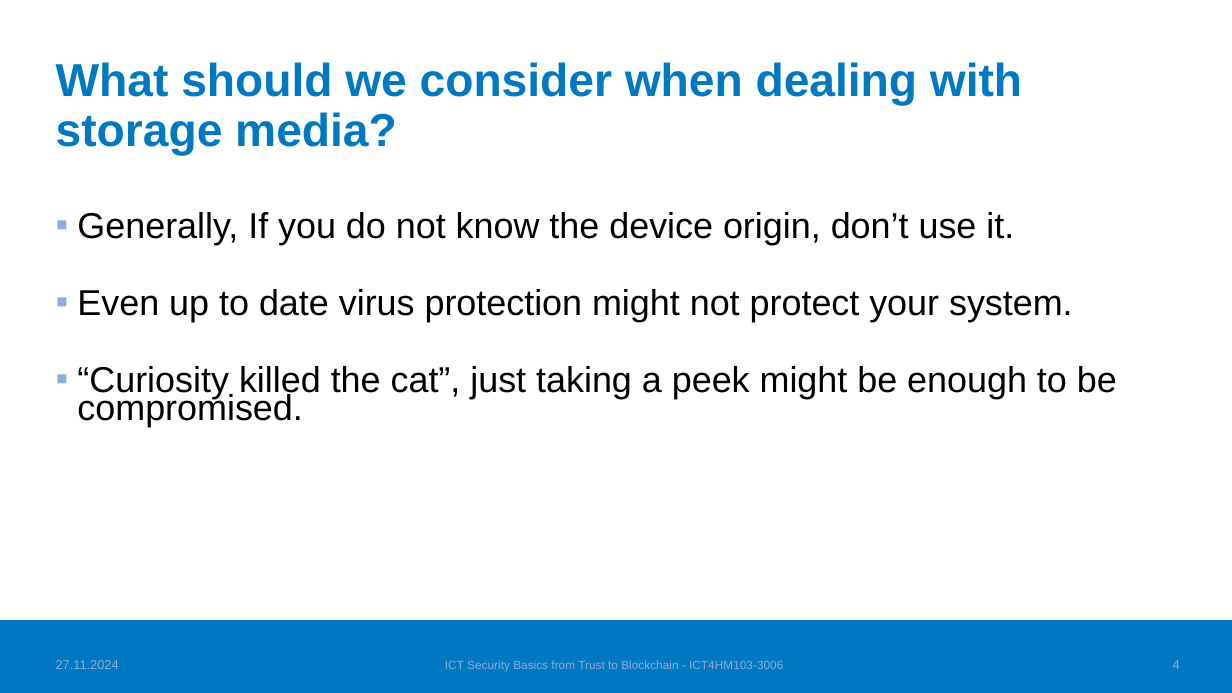
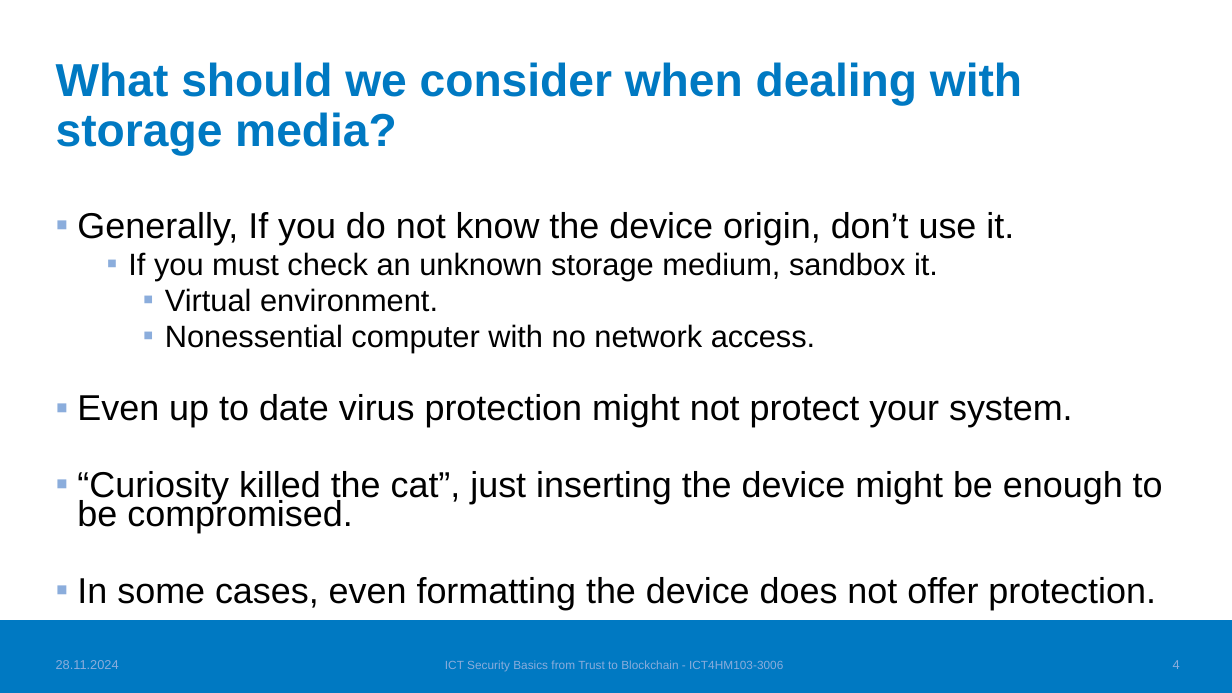
Before and after one commit to TatuE/Trust_to_Blockchain, a slide deck: slide 5 of class_presentation/Dont_trust_that_storage_medium.pptx. Drawn at 1232x693 pixels with LibreOffice and Linux fonts; fonts in the diff are those of the drawing; background and template pictures are left out. Boxes give left, top, right and bottom in pixels: in the first picture for what was removed or moved away, otherwise in the second. Text is boxed around its words. In the diff, an @@ line names an element or a change of style, - is before the commit and + after.

```diff
--- a/class_presentation/Dont_trust_that_storage_medium.pptx
+++ b/class_presentation/Dont_trust_that_storage_medium.pptx
@@ text at (128, 252, 938, 353): paragraphs added @@
+  ▪ If you must check an unknown storage medium, sandbox it.
+    ▪ Virtual environment.
+    ▪ Nonessential computer with no network access.
@@ text at (77, 471, 1163, 610): text changed @@
-▪ “Curiosity killed the cat”, just taking a peek might be enough to be compromised.
+▪ “Curiosity killed the cat”, just inserting the device might be enough to be compromised.
+▪ In some cases, even formatting the device does not offer protection.
@@ text at (56, 660, 119, 669): text changed @@
-27.11.2024
+28.11.2024
```
Also in this commit, not shown: 12 other slides changed, 3 slides added, 2 other files.
